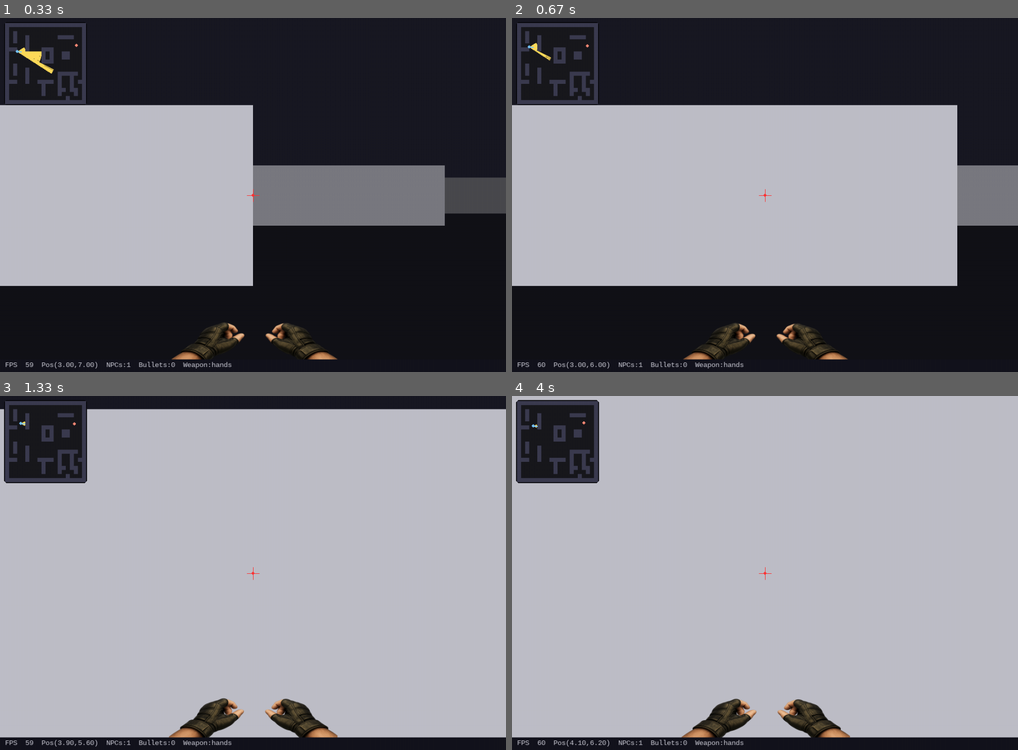
Above: before the commit, frames 1-4 (two rows, left to right).
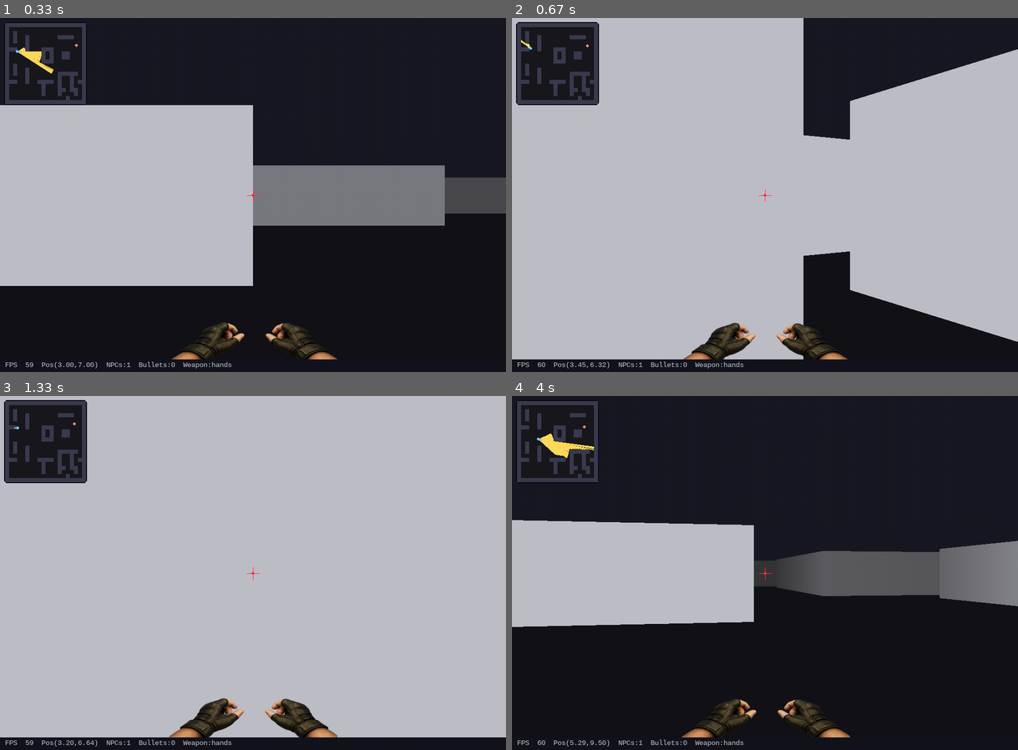
Above: after the commit, the same moments.

Repository: kay30kim/3DGame
Game: pygame game, started from raycasting1.py
Same seed, same stepped clock (60 frames per second), same inputs: the game is played once before the commit and once after it.
Inputs (mouse positions are in pixels of both pictures, inside the frame that each line leads up to):
- Up to frame 1 (0.33 s): no input
- Up to frame 2 (0.67 s): hold D from 0.33 s (still down); move the mouse to (744, 209) at 0.37 s
- Up to frame 3 (1.33 s): release D at 0.8 s; hold W 0.83-1.13 s; move the mouse to (131, 576) at 0.87 s; press the mouse at (313, 604) at 1.2 s; move the mouse to (217, 523) at 1.3 s
- Up to frame 4 (4 s): release the mouse at (633, 442) at 1.43 s; hold D 1.5-1.97 s; click (775, 452) at 1.58 s; tap 2 at 1.65, 3.05 s; hold A 2-2.53 s; click (739, 665) at 2.08 s; tap 3 at 2.15, 3.48 s; hold S 2.57-2.87 s; click (749, 512) at 2.65 s; hold A 2.9-3.3 s; click (694, 498) at 2.98 s; hold W 3.33-3.7 s; click (896, 541) at 3.42 s; hold D from 3.73 s (still down); click (921, 565) at 3.82 s; tap 1 at 3.88 s

Frame 1 is identical in both runs. In frame 2, 35% of the frame differs, in the area x 0-100%, y 0-99%; in frame 3, 3.4%; in frame 4, 78%.

Commit message:
Move using mouse

Diff:
--- a/raycasting1.py
+++ b/raycasting1.py
@@ -6,6 +6,9 @@
 
 import pygame
 from pygame.locals import *
+
+MOUSE_SENSITIVITY = 0.008
+ROTATION_SPEED_REDUCED = math.radians(60)
 
 # ---------------- Config ----------------
 WIDTH, HEIGHT = 1000, 700
@@ -653,6 +656,9 @@
     screen = pygame.display.set_mode((WIDTH, HEIGHT))
     pygame.display.set_caption("PyRay — raycasting + weapon + NPC sprite")
 
+    pygame.event.set_grab(True)
+    pygame.mouse.set_visible(False)
+
     font = pygame.font.SysFont("consolas", 16)
     clock = pygame.time.Clock()
 
@@ -661,7 +667,7 @@
     plane_x, plane_y = 0.0, 0.66
 
     move_speed = 3.0
-    rot_speed = math.radians(120)
+    rot_speed = ROTATION_SPEED_REDUCED  # math.radians(120)
 
     show_minimap = True
     show_hud = True
@@ -714,11 +720,24 @@
 
         keys = pygame.key.get_pressed()
 
+        mouse_rel = pygame.mouse.get_rel()
+        mouse_dx = mouse_rel[0]
+
+        if mouse_dx != 0:
+            ang = mouse_dx * MOUSE_SENSITIVITY
+            ca, sa = math.cos(ang), math.sin(ang)
+            ndx = dir_x * ca - dir_y * sa
+            ndy = dir_x * sa + dir_y * ca
+            dir_x, dir_y = ndx, ndy
+            npx = plane_x * ca - plane_y * sa
+            npy = plane_x * sa + plane_y * ca
+            plane_x, plane_y = npx, npy
+
         # 이동 (WASD + 방향키)
         fx, fy = dir_x, dir_y
-        rx, ry = dir_y, -dir_x
-
-        if keys[K_w] or keys[K_UP]:
+        rx, ry = -dir_y, dir_x
+
+        if keys[K_w]:
             nx = pos_x + fx * move_speed * dt
             ny = pos_y + fy * move_speed * dt
             if not is_wall(nx, pos_y):
@@ -726,7 +745,7 @@
             if not is_wall(pos_x, ny):
                 pos_y = ny
 
-        if keys[K_s] or keys[K_DOWN]:
+        if keys[K_s]:
             nx = pos_x - fx * move_speed * dt
             ny = pos_y - fy * move_speed * dt
             if not is_wall(nx, pos_y):
@@ -750,27 +769,6 @@
             if not is_wall(pos_x, ny):
                 pos_y = ny
 
-        # 회전 (좌/우)
-        if keys[K_LEFT]:
-            ang = -rot_speed * dt
-            ca, sa = math.cos(ang), math.sin(ang)
-            ndx = dir_x * ca - dir_y * sa
-            ndy = dir_x * sa + dir_y * ca
-            dir_x, dir_y = ndx, ndy
-            npx = plane_x * ca - plane_y * sa
-            npy = plane_x * sa + plane_y * ca
-            plane_x, plane_y = npx, npy
-
-        if keys[K_RIGHT]:
-            ang = rot_speed * dt
-            ca, sa = math.cos(ang), math.sin(ang)
-            ndx = dir_x * ca - dir_y * sa
-            ndy = dir_x * sa + dir_y * ca
-            dir_x, dir_y = ndx, ndy
-            npx = plane_x * ca - plane_y * sa
-            npy = plane_x * sa + plane_y * ca
-            plane_x, plane_y = npx, npy
-
         # 무기 / NPC / 총알 갱신
         update_weapon_state(selected_weapon, weapon_state, dt)
         update_npcs(npcs, brain, dt, pos_x, pos_y)
@@ -790,10 +788,8 @@
         draw_crosshair(screen)
 
         # 무기 흔들림 + 공격 오프셋
-        moving = (
-            keys[K_w] or keys[K_s] or keys[K_a] or keys[K_d] or
-            keys[K_UP] or keys[K_DOWN]
-        )
+        moving = keys[K_w] or keys[K_s] or keys[K_a] or keys[K_d]
+
         weapon_phase += (5.0 if moving else 1.5) * dt
         sway_x = int(1.5 * math.sin(weapon_phase * 2.0))
         sway_y = int(2.5 * math.sin(weapon_phase * 1.0))
@@ -819,6 +815,8 @@
         pygame.display.flip()
 
     brain.save()
+    pygame.event.set_grab(False)
+    pygame.mouse.set_visible(True)
     close()
 
 if __name__ == "__main__":
